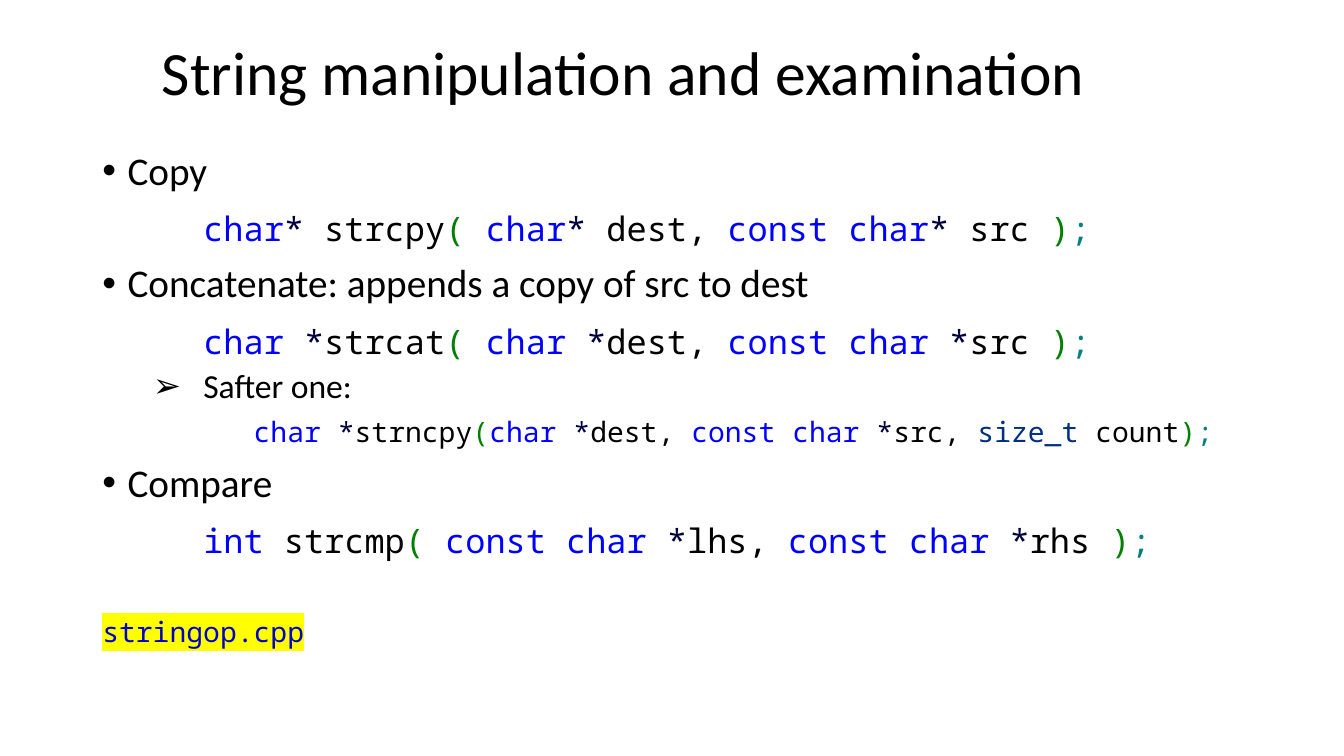
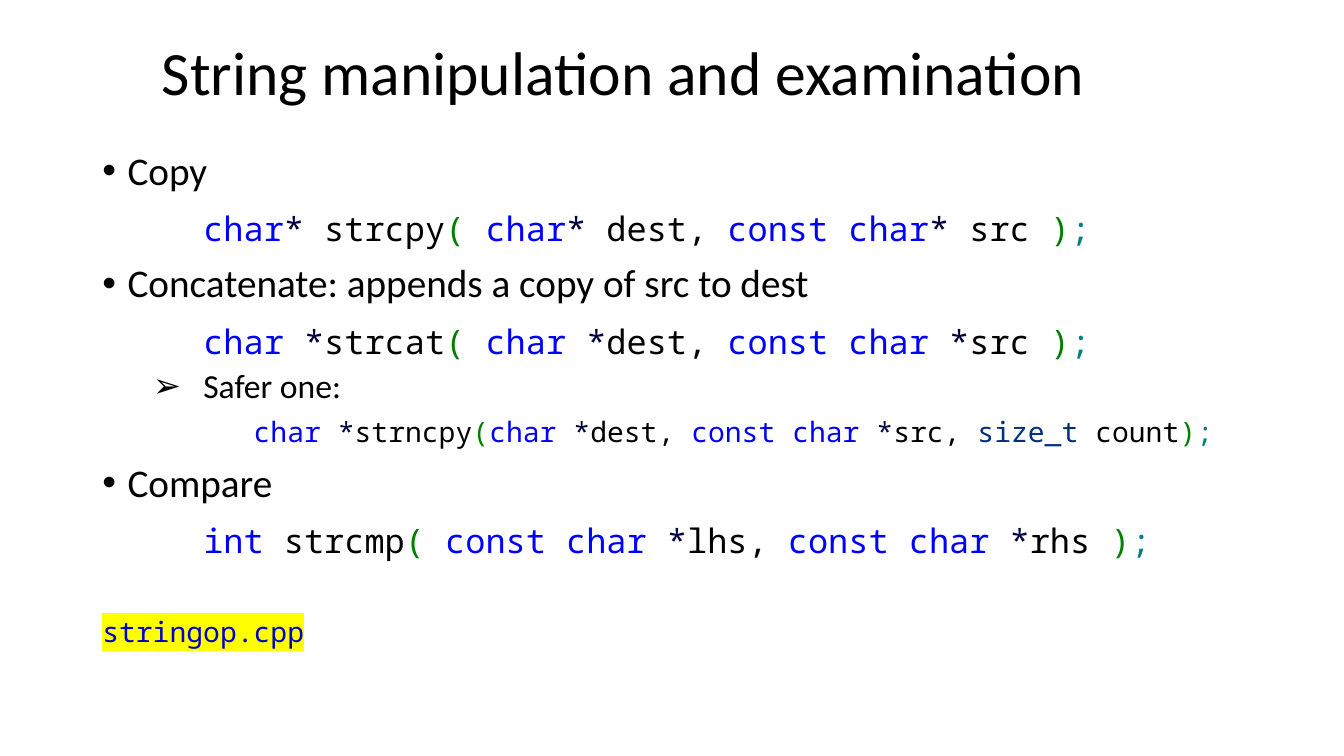
Before and after one commit to dayekuaipao/CPPLearning, a slide deck: slide 12 of week04/Lecture04.pptx. Drawn at 1344x756 pixels with LibreOffice and Linux fonts; fonts in the diff are those of the drawing; background and template pictures are left out. Boxes give left, top, right and bottom in pixels: in the first picture for what was removed or moved away, otherwise in the second. Text is boxed around its words. In the diff, an @@ line names an element or a change of style, - is before the commit and + after.

```diff
--- a/week04/Lecture04.pptx
+++ b/week04/Lecture04.pptx
@@ text at (203,375,341,399): text changed @@
-  ➢ Safter one:
+  ➢ Safer one:
```
Also in this commit, not shown: 3 other slides changed, 9 slides added, 3 slides removed, 7 other files.
